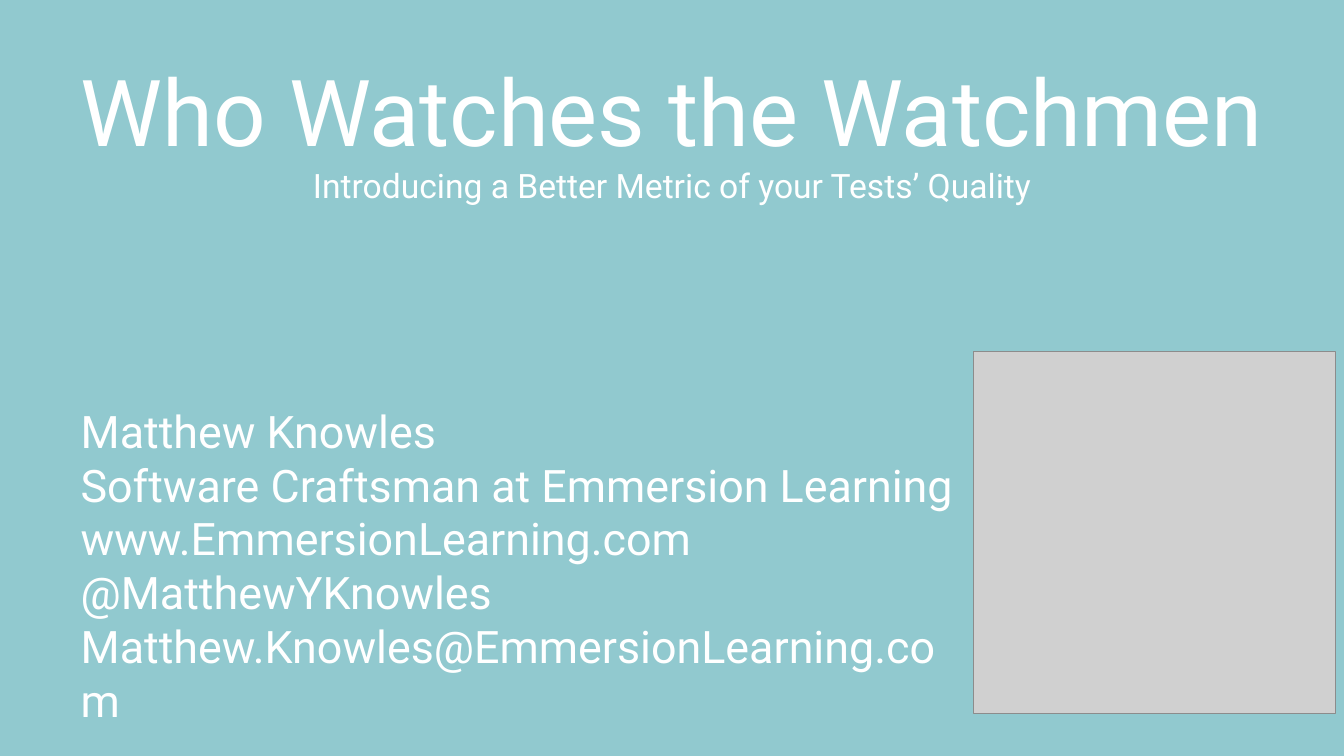
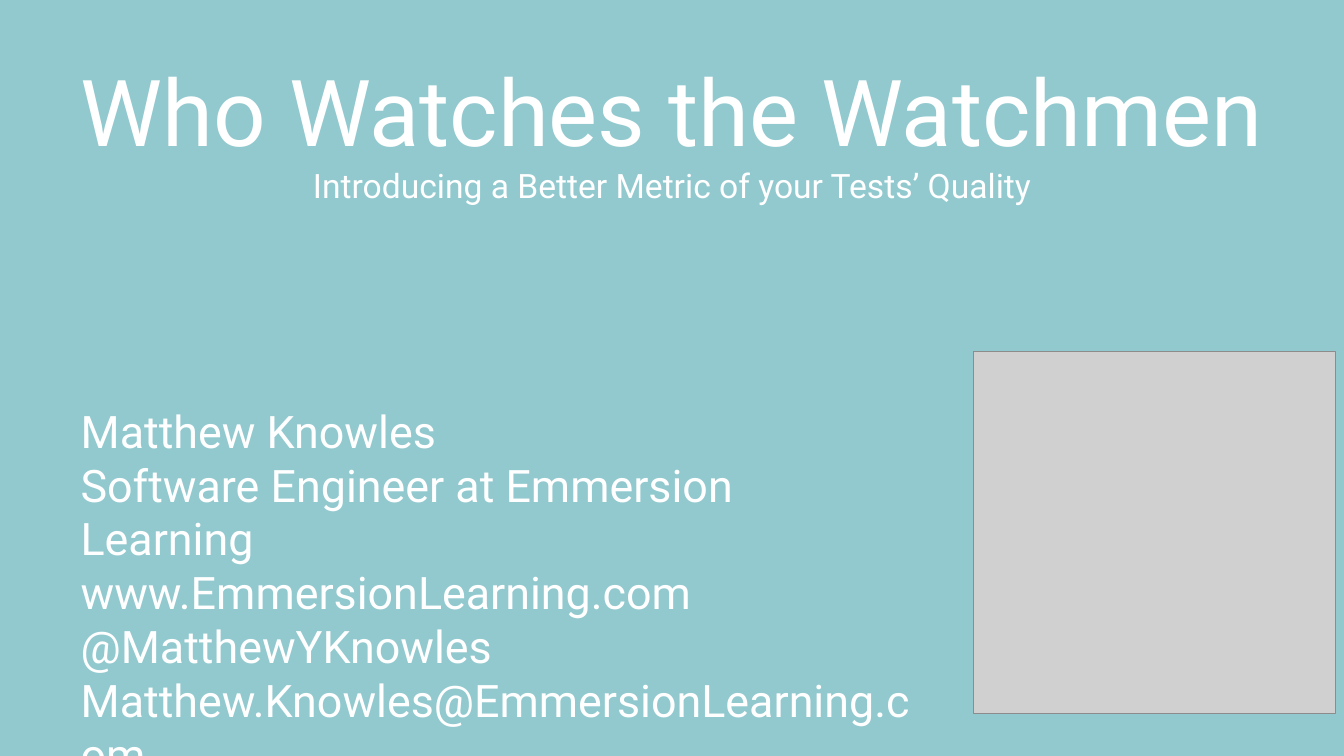
Before and after one commit to MatthewYKnowles/dev-nexus-2020, a slide deck: slide 2 of Who Watches the Watchmen Dev Nexus 2020.pptx. Drawn at 1344x756 pixels with LibreOffice and Linux fonts; fonts in the diff are those of the drawing; grey boxes stand for pictures. Boxes give left, top, right and bottom in pixels: in the first picture for what was removed or moved away, otherwise in the second. Text is boxed around its words. In the diff, an @@ line names an element or a change of style, - is before the commit and + after.

```diff
--- a/Who Watches the Watchmen Dev Nexus 2020.pptx
+++ b/Who Watches the Watchmen Dev Nexus 2020.pptx
@@ text at (81,468,733,564): text changed @@
-Software Craftsman at Emmersion Learning
+Software Engineer at Emmersion Learning
```
Also in this commit, not shown: 2 other slides changed, 2 slides added, 4 other files.
